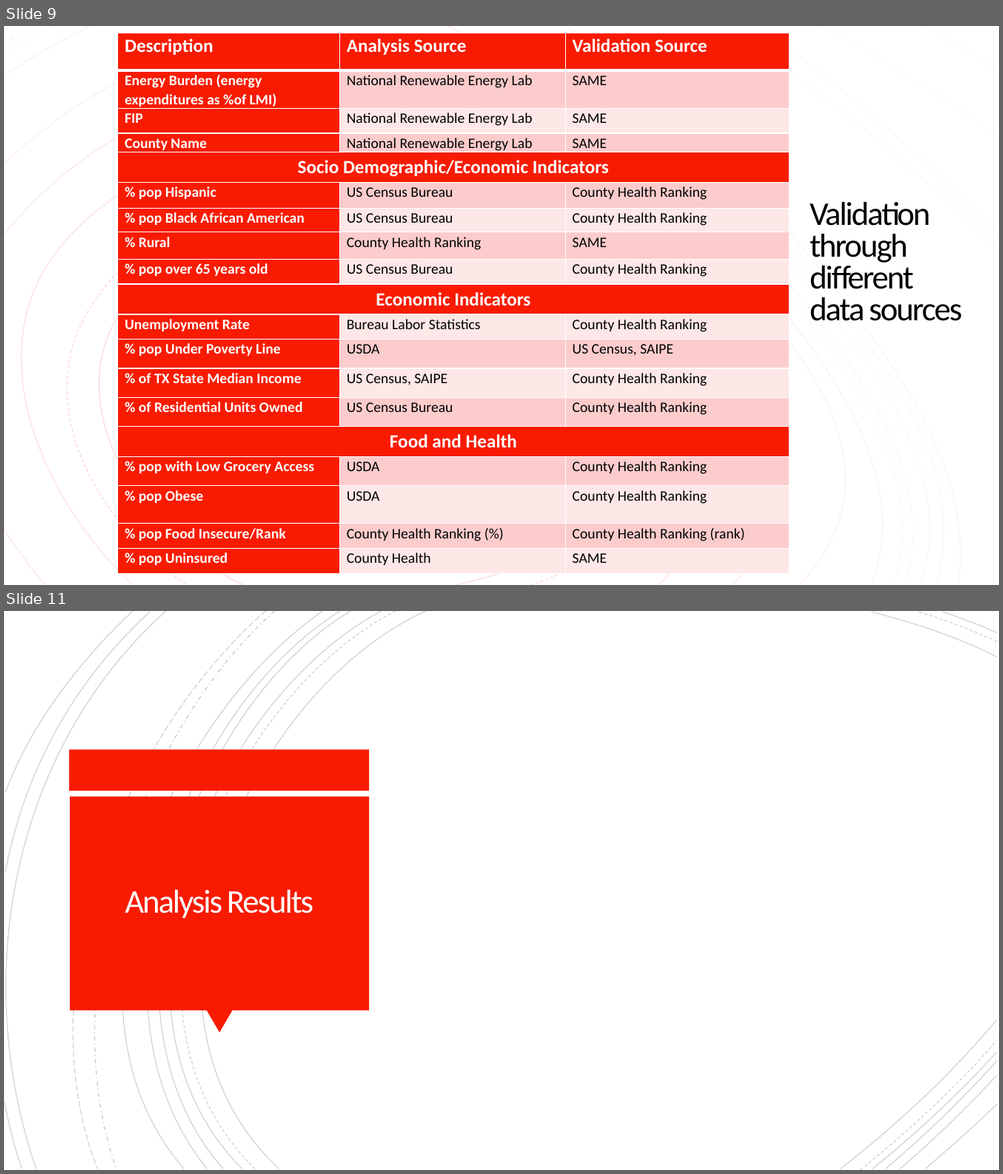
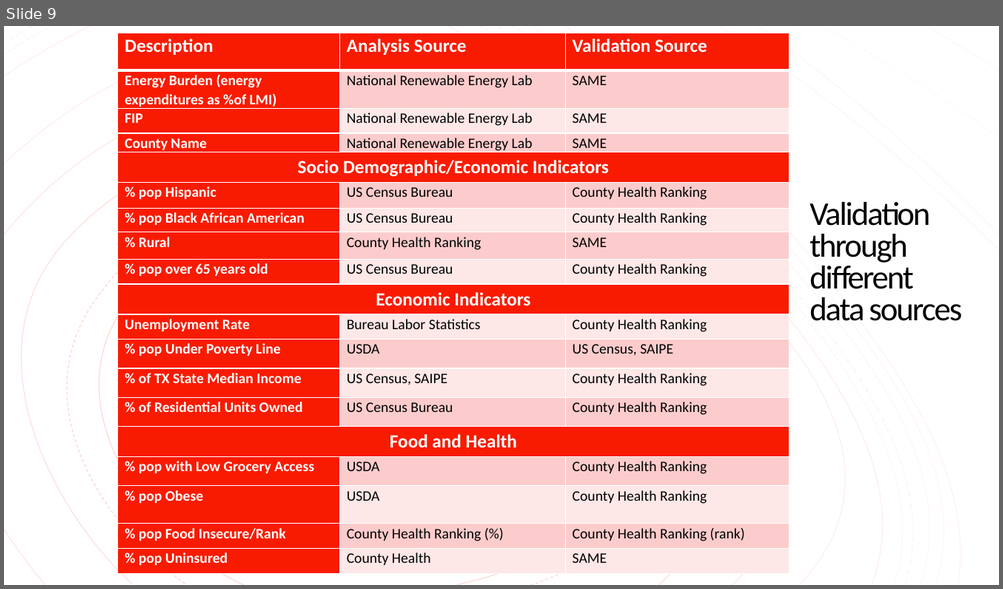
Before and after one commit to cnagbim/Data-Management-Final-Project-Agbim, a slide deck: writing_literature_present/final_presentation.pptx. Shown one above the other, each under a label of ours: slides 9 and 11 before the commit, slide 9 after it; the slides between them are not shown. The pictures are 1003x1174 and 1003x589 pixels, drawn with LibreOffice and Linux fonts; fonts in the diff are those of the drawing. Boxes give left, top, right and bottom in pixels: in the first picture for what was removed or moved away, otherwise in the second. Text is boxed around its words. In the diff, an @@ line names an element or a change of style, - is before the commit and + after.

```diff
--- a/writing_literature_present/final_presentation.pptx
+++ b/writing_literature_present/final_presentation.pptx
@@ slide 11 removed at bbox=[4, 611, 999, 1170], background #FFFFFF @@
@@ group removed at bbox=[4, 611, 997, 1170]: 21 freeform shapes @@
@@ rectangle removed at bbox=[70, 750, 370, 791] @@
@@ rectangle removed at bbox=[70, 797, 369, 1011] @@
@@ title removed at bbox=[125, 890, 313, 919] @@
-Analysis Results
@@ triangle removed at bbox=[206, 1011, 233, 1034] @@
```
Also in this commit, not shown: 13 slides changed, 3 slides added, 2 other slides removed, 1 other file.
